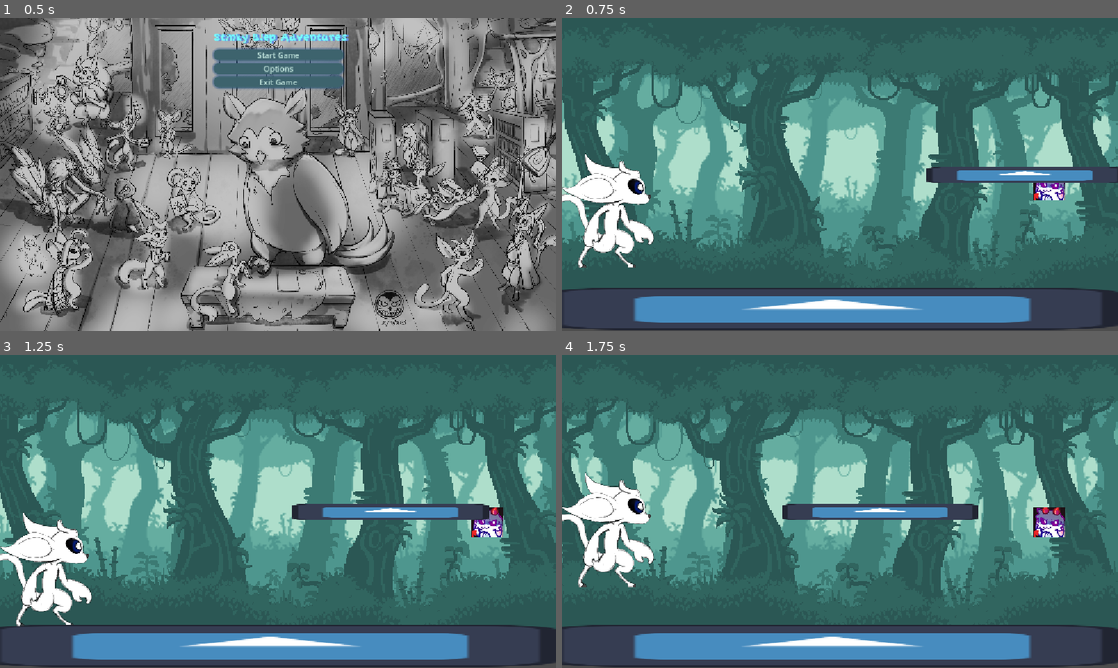
Above: before the commit, frames 1-4 (two rows, left to right).
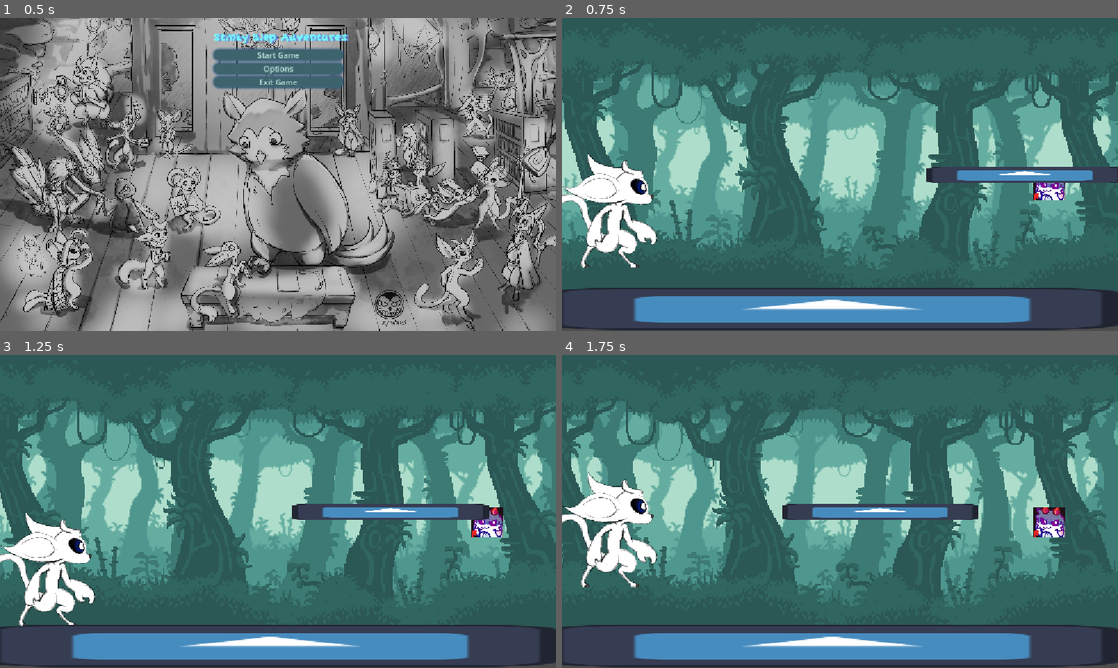
Above: after the commit, the same moments.

Repository: mentallyenifishnt/Test-repo
Game: Godot game, scene res://Scenes/mainmenu.tscn
The game is run twice, just before and just after one commit, with the same random seed, the same clock (stepped at 60 frames per second) and the same inputs. The engine's default icon, where the game draws it, is replaced by a stand-in: a white triangle on a blue panel in a dark square.
Inputs:
- Up to frame 1 (0.5 s): no input
- Up to frame 2 (0.75 s): click "Start Game" at 0.5 s
- Up to frame 3 (1.25 s): no input
- Up to frame 4 (1.75 s): tap Space (Jump) at 1.52 s

Frame 1 is identical in both runs. In frame 2, 1.5% of the frame differs, in the area x 0-18%, y 43-80%; in frame 3, 1.5%; in frame 4, 1.5%.

Commit message:
cleaning up and changed player script
the player no longer counteracts the platforms speed, but instead is always snapping to a designated spot on the x axis

Diff:
--- a/Scenes/Level One.tscn
+++ b/Scenes/Level One.tscn
@@ -3,7 +3,6 @@
 [ext_resource type="PackedScene" uid="uid://738bgr4sc7qv" path="res://Scenes/parallax.tscn" id="1_ujtlf"]
 [ext_resource type="PackedScene" uid="uid://cqs0fv8ytarnj" path="res://Scenes/Player.tscn" id="1_wss3j"]
 [ext_resource type="Texture2D" uid="uid://d04aeigorso2u" path="res://Images/Sprites/icon.svg" id="2_smgeq"]
-[ext_resource type="PackedScene" uid="uid://c8dmgyaxv66om" path="res://Scenes/SpawnerTest.tscn" id="4_mmujx"]
 [ext_resource type="PackedScene" uid="uid://dx7hjwyihmspf" path="res://Scenes/PlatformSpawner.tscn" id="5_wpeww"]
 
 [sub_resource type="RectangleShape2D" id="RectangleShape2D_n3rge"]
@@ -14,12 +13,13 @@
 [node name="Parallax" parent="." unique_id=885039804 instance=ExtResource("1_ujtlf")]
 scale = Vector2(2.705, 2.705)
 
-[node name="Player" parent="." unique_id=603263584 instance=ExtResource("1_wss3j")]
+[node name="Player" parent="." unique_id=603263584 node_paths=PackedStringArray("PlayerSpot") instance=ExtResource("1_wss3j")]
 position = Vector2(106, 414)
 JumpForce = 9.0
 JumpForceMultiplier = 100.0
 GravityScale = 1.0
 JumpCutForce = 1.5
+PlayerSpot = NodePath("../platform/Player spot")
 
 [node name="platform" type="StaticBody2D" parent="." unique_id=412011969 groups=["ground"]]
 position = Vector2(560, 602)
@@ -33,11 +33,8 @@
 position = Vector2(1.5, 1.3157959)
 shape = SubResource("RectangleShape2D_n3rge")
 
-[node name="Node2D" type="Node2D" parent="platform" unique_id=156190550]
-position = Vector2(-48.49462, -108.14815)
-
-[node name="gun" parent="." unique_id=1356526119 instance=ExtResource("4_mmujx")]
-position = Vector2(1137, 307)
+[node name="Player spot" type="Node2D" parent="platform" unique_id=156190550]
+position = Vector2(-48.17204, -142.22218)
 
 [node name="PlatformSpawner" parent="." unique_id=931442964 instance=ExtResource("5_wpeww")]
 position = Vector2(1008.99994, 324.99997)
--- a/Scenes/mainmenu.tscn
+++ b/Scenes/mainmenu.tscn
@@ -1,7 +1,7 @@
 [gd_scene format=3 uid="uid://dudyrf0o1rxmn"]
 
 [ext_resource type="Texture2D" uid="uid://cewbbgodul5gq" path="res://Images/Sprites/OwlsWriterGrpArt.png" id="1_cmhrf"]
-[ext_resource type="Script" uid="uid://dp23jn2r3i6mj" path="res://Scripts/mainmenu.gd" id="1_wgsso"]
+[ext_resource type="Script" uid="uid://dp23jn2r3i6mj" path="res://Scripts/mainmenuOLD.gd" id="1_wgsso"]
 [ext_resource type="FontFile" uid="uid://cafjcsefsenr5" path="res://Fonts/GrapeSoda.ttf" id="2_d2nv2"]
 
 [sub_resource type="StyleBoxTexture" id="StyleBoxTexture_13qdw"]
--- a/Scripts/player.gd
+++ b/Scripts/player.gd
@@ -4,16 +4,13 @@
 @export var JumpForceMultiplier: float
 @export var GravityScale: float
 @export var JumpCutForce: float
+@export var PlayerSpot: Node2D
 
 func _physics_process(delta: float) -> void:
 	move_and_slide()
 	var trueJumpForce = JumpForce * JumpForceMultiplier
-	if is_on_floor():
-		var platform = get_last_slide_collision()
-		if platform and platform.get_collider().is_in_group("Platform"):
-			var platformSpeed = platform.get_collider().MoveSpeed
-			position.x += platformSpeed
-	else:
+	global_position.x = PlayerSpot.global_position.x
+	if not is_on_floor():
 		velocity += get_gravity() * GravityScale * delta
 
 	if Input.is_action_just_pressed("Jump") and is_on_floor():
Renamed: evilspirit.tscn -> Scenes/evilspirit.tscn
Renamed: Scenes/mainmenu.gd -> Scripts/mainmenuNEW.gd
Renamed: Scenes/mainmenu.gd.uid -> Scripts/mainmenuNEW.gd.uid
Renamed: Scripts/mainmenu.gd -> Scripts/mainmenuOLD.gd
Renamed: Scripts/mainmenu.gd.uid -> Scripts/mainmenuOLD.gd.uid
